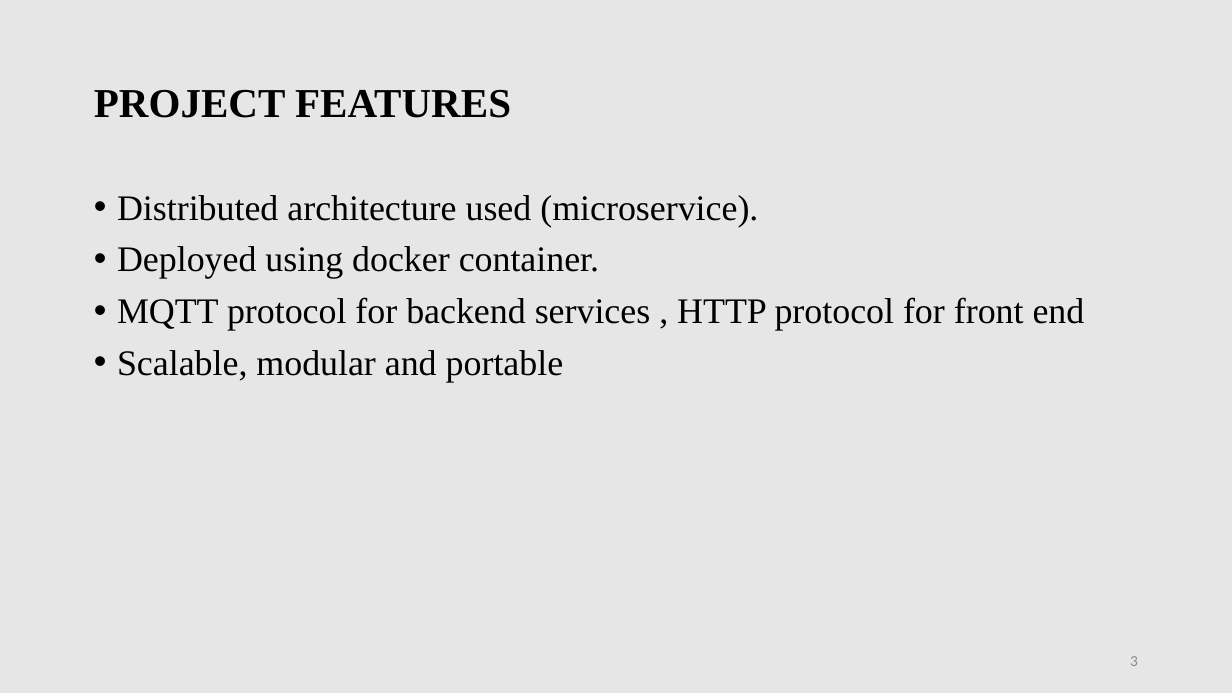
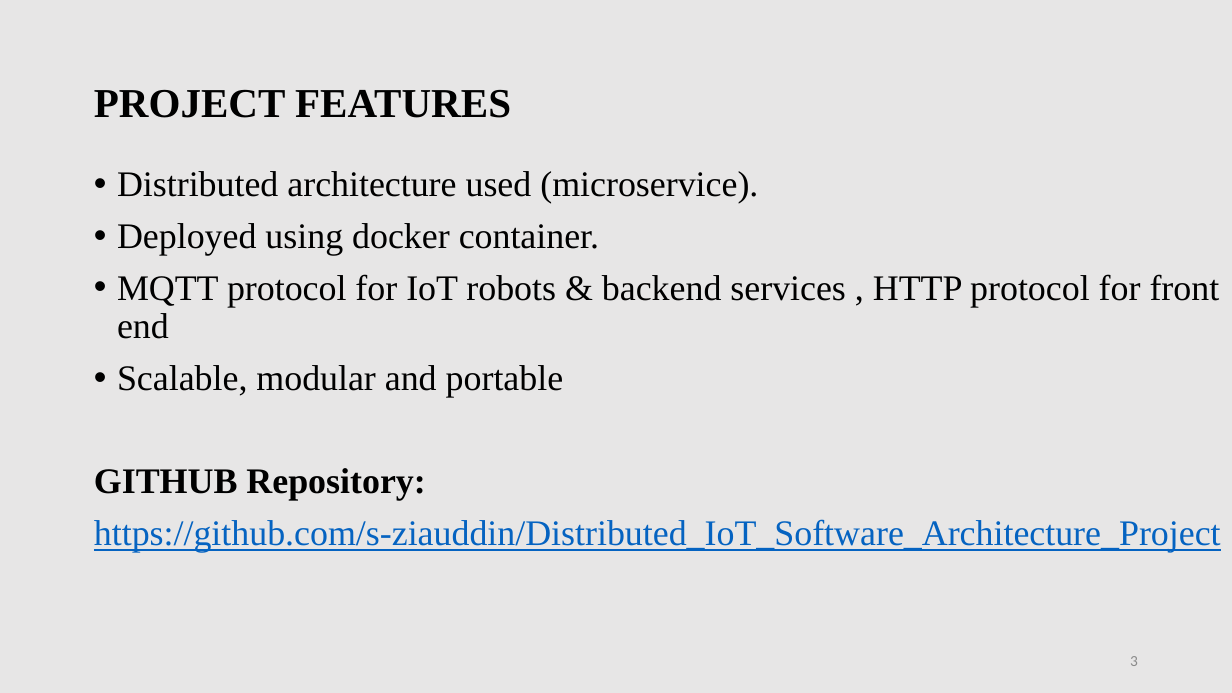
Before and after one commit to s-ziauddin/Distributed_IoT_Software_Architecture_Project, a slide deck: slide 3 of ppt slide/project_presentation.pptx. Drawn at 1232x693 pixels with LibreOffice and Linux fonts; fonts in the diff are those of the drawing. Boxes give left, top, right and bottom in pixels: in the first picture for what was removed or moved away, otherwise in the second. Text is boxed around its words. In the diff, an @@ line names an element or a change of style, - is before the commit and + after.

```diff
--- a/ppt slide/project_presentation.pptx
+++ b/ppt slide/project_presentation.pptx
@@ text "Distributed architecture used (microservice).": place and size @@
-text "Distributed architecture used (microservice)." at [117, 195, 1085, 382]
+text "Distributed architecture used (microservice)." at [94, 171, 1221, 553]
@@ text at [117, 274, 1220, 339]: text changed @@
-• MQTT protocol for backend services , HTTP protocol for front end
+• MQTT protocol for IoT robots & backend services , HTTP protocol for front end
@@ text at [94, 468, 1221, 553]: paragraphs added @@
+GITHUB Repository:
+https://github.com/s-ziauddin/Distributed_IoT_Software_Architecture_Project
```
